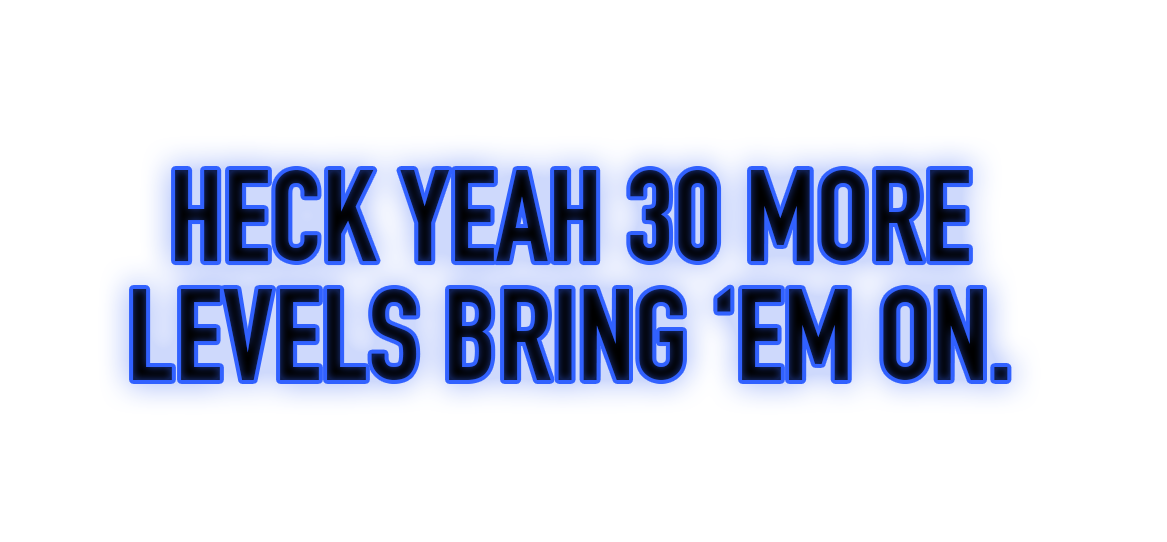
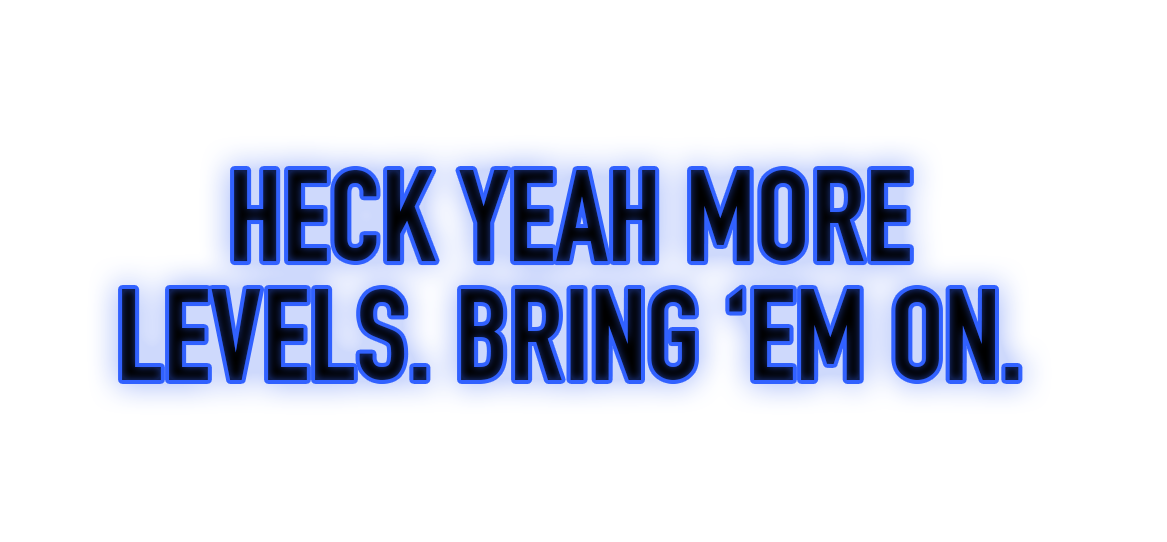
Layer changes from the first 1167 × 542 image to the second:
renamed "Heck yeah 30 more levels bring ‘em on." to "Heck yeah more levels. bring ‘em on.", painted on it over [122, 170, 1019, 380]
